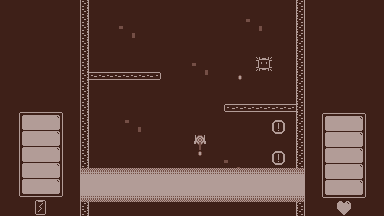
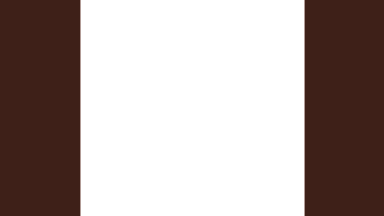
Layered file, before and after one edit (384x216). Changes by layer:
hid group "UI Game" (26 layers) over [19, 0, 366, 216]
added group "Group 7" with 2 layers above "Game World" over [81, 0, 366, 216]
hid "Wall", moved it into group "Group 7" over [81, 0, 366, 216]
moved "Border" into group "Group 7" over [81, 0, 366, 216]
hid group "Game World" (34 layers) over [19, 0, 366, 216]
"Obstacle" (1st of 17, in "Game World"): blend normal → overlay, moved it above "Bullet" over [41, 32, 304, 128]
painted on "Enemy" over [192, 0, 304, 131]
painted on "Main Background" (2nd of 2) over [19, 0, 366, 216]
